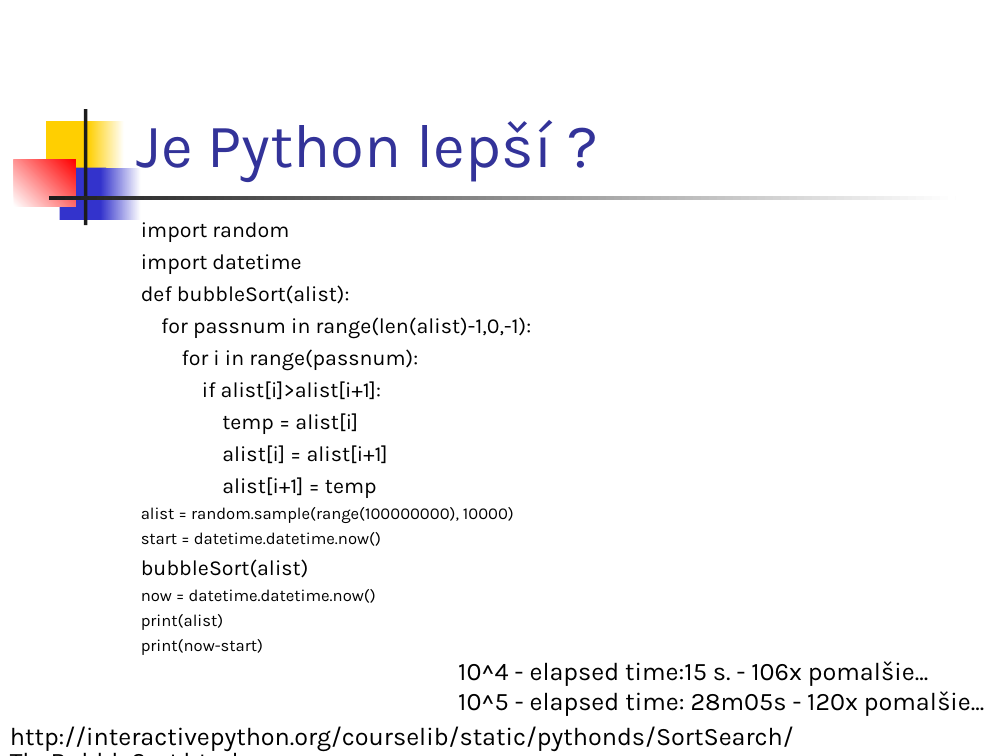
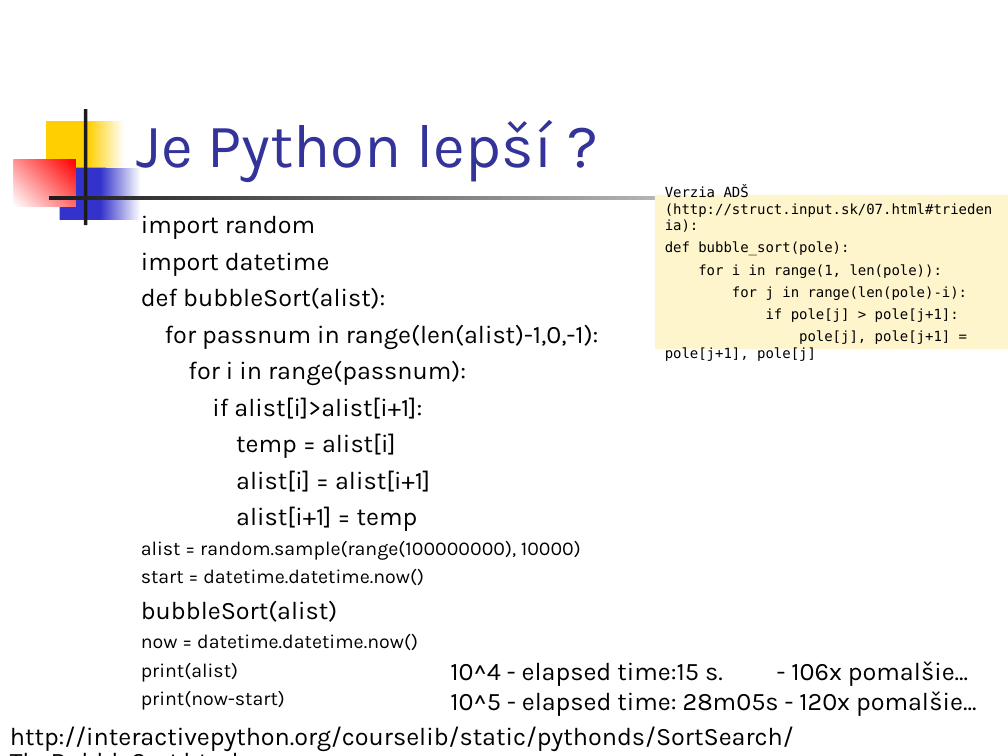
Before and after one commit to Programovanie4/Prednasky, a slide deck: slide 42 of 02/02_java.ppt (slide 40 before the commit). Drawn at 1008x756 pixels with LibreOffice and Linux fonts; fonts in the diff are those of the drawing. Boxes give left, top, right and bottom in pixels: in the first picture for what was removed or moved away, otherwise in the second. Text is boxed around its words. In the diff, an @@ line names an element or a change of style, - is before the commit and + after.

```diff
--- a/02/02_java.ppt
+++ b/02/02_java.ppt
@@ text "import random": place and size @@
-text "import random" at [141, 222, 532, 655]
+text "import random" at [141, 215, 599, 710]
@@ text "import random" at [141, 215, 599, 710]: size 15.3 to 18 pt in "import random", "import datetime", "def bubbleSort(alist):", "for passnum in range(len(alist)-1,0,-1):" and 6 more places; size 11.9 to 14 pt in "alist = random.sample(range(100000000), 10000)", "start = datetime.datetime.now()", "now = datetime.datetime.now()", "print(alist)" and 1 more places @@
@@ rectangle added at [655, 195, 1008, 349], fill #FFF5CC, 10 pt, text #000000 @@
+Verzia ADŠ (http://struct.input.sk/07.html#triedenia):
+def bubble_sort(pole):
+for i in range(1, len(pole)):
+for j in range(len(pole)-i):
+if pole[j] > pole[j+1]:
+pole[j], pole[j+1] = pole[j+1], pole[j]
@@ text "10^4 - elapsed time:15 s. ...": place and size @@
-text "10^4 - elapsed time:15 s. ..." at [458, 661, 984, 716]
+text "10^4 - elapsed time:15 s. ..." at [450, 661, 976, 716]
```
Also in this commit, not shown: 6 other slides changed, 2 slides added, 9 other files.
